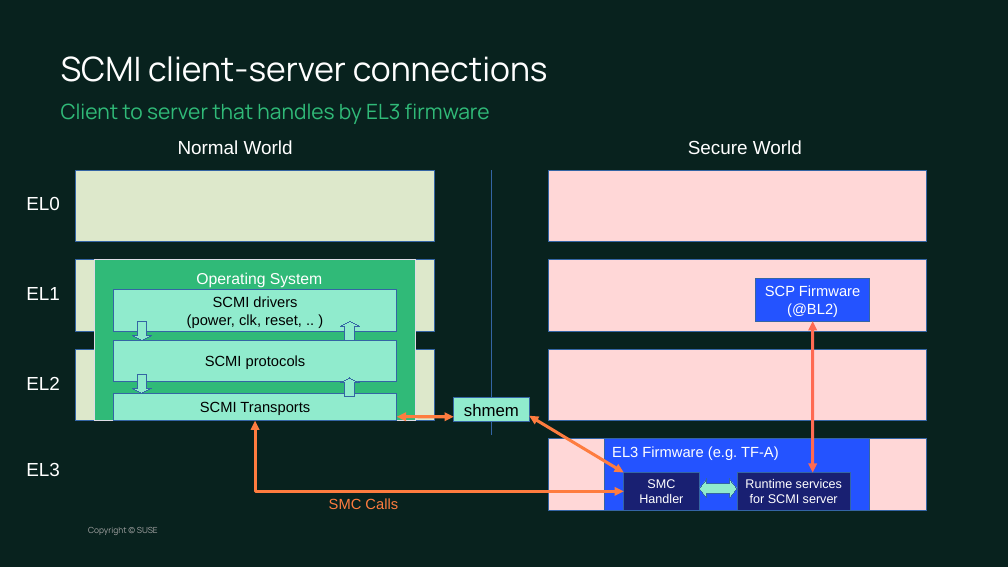
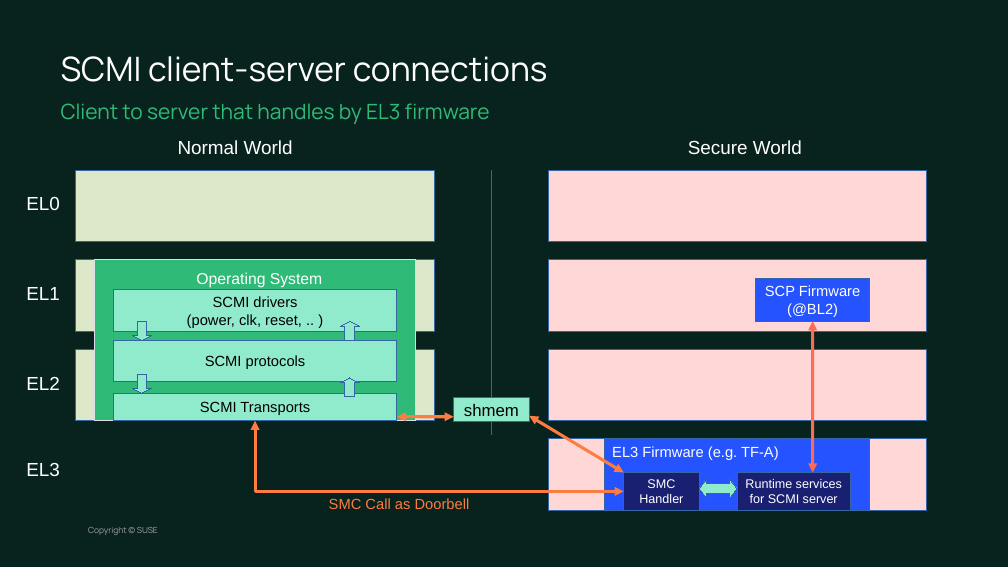
Before and after one commit to chesterlintw/conf-docs, a slide deck: slide 11 of suse-lab-conf/2023/SCMI.odp. Drawn at 1008x567 pixels with LibreOffice and Linux fonts; fonts in the diff are those of the drawing; background and template pictures are left out. Boxes give left, top, right and bottom in pixels: in the first picture for what was removed or moved away, otherwise in the second. Text is boxed around its words. In the diff, an @@ line names an element or a change of style, - is before the commit and + after.

```diff
--- a/suse-lab-conf/2023/SCMI.odp
+++ b/suse-lab-conf/2023/SCMI.odp
@@ text at [329, 498, 470, 509]: text changed @@
-SMC Calls
+SMC Call as Doorbell
```
Also in this commit, not shown: 7 other slides changed.
